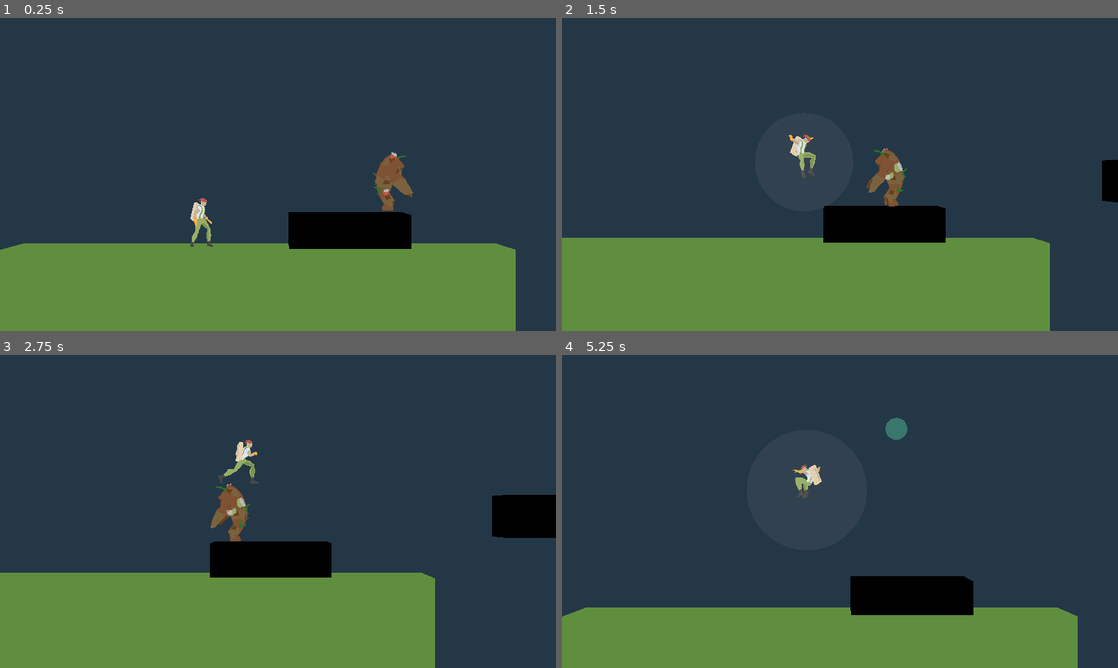
Above: before the commit, frames 1-4 (two rows, left to right).
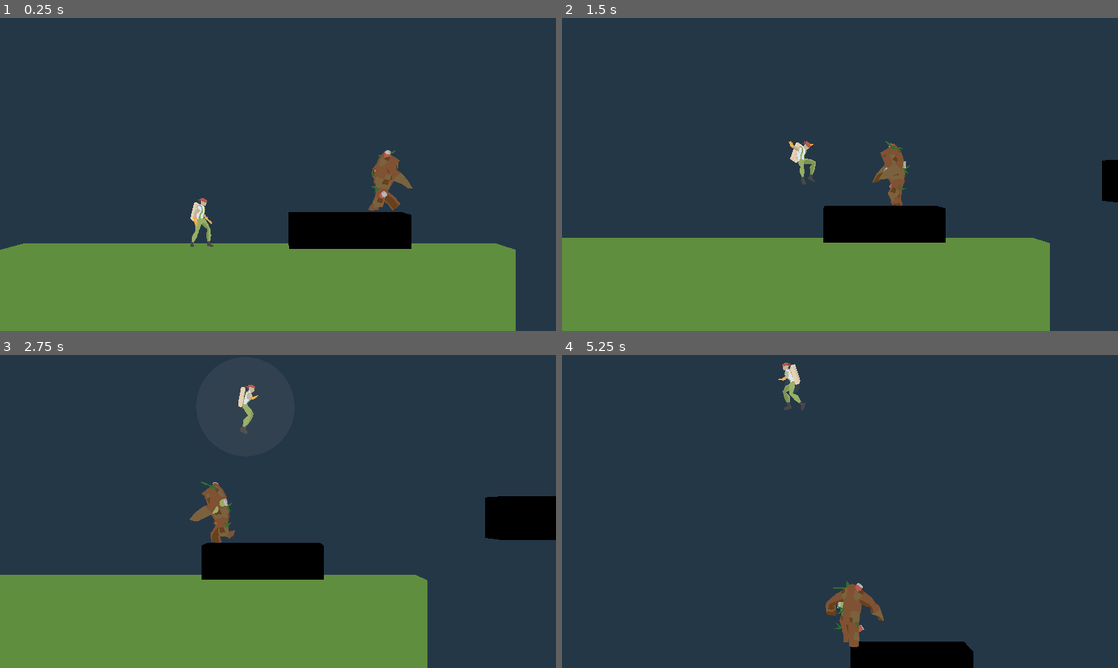
Above: after the commit, the same moments.

Repository: VLauren/BubbleJam
Game: Godot game, scene res://Scenes/levels/level01.tscn
The game is run twice, just before and just after one commit, with the same random seed, the same clock (stepped at 60 frames per second) and the same inputs.
Inputs (mouse positions are in pixels of both pictures, inside the frame that each line leads up to):
- Up to frame 1 (0.25 s): no input
- Up to frame 2 (1.5 s): tap Enter (ui_accept) at 0.5, 0.6, 0.77, 1.07 s; move the mouse to (962, 158) at 0.52 s; hold Right (ui_right) 0.53-1.28 s; click (962, 158) at 0.67 s; move the mouse to (728, 190) at 1.27 s; hold Down (ui_down) from 1.28 s (still down); tap F at 1.35 s
- Up to frame 3 (2.75 s): tap Enter (ui_accept) at 1.52, 1.55, 1.82, 2.1 s; move the mouse to (333, 442) at 2.02 s; release Down (ui_down) at 2.03 s; hold Right (ui_right) from 2.03 s (still down)
- Up to frame 4 (5.25 s): move the mouse to (812, 574) at 2.77 s; release Right (ui_right) at 2.78 s; hold Up (ui_up) 2.78-3.53 s; tap F at 2.85, 4.35 s; click (812, 574) at 2.92 s; tap Enter (ui_accept) at 3.02, 3.05, 3.32, 3.6, 3.77, 4.07, 4.52, 4.55, 4.82, 5.1 s; move the mouse to (1006, 558) at 3.52 s; hold Left (ui_left) 3.53-5.03 s; move the mouse to (673, 464) at 4.27 s; move the mouse to (867, 511) at 5.02 s; hold Down (ui_down) from 5.03 s (still down); click (867, 511) at 5.17 s

The runs differ from the first frame. In frame 1, 0.5% of the frame differs, in the area x 66-75%, y 42-62%; in frame 2, 0.8%; in frame 3, 3.2%; in frame 4, 21%, in the area x 0-93%, y 2-100%.

Commit message:
fix burbuja, animaciones enemigo

Diff:
--- a/Scenes/enemy.tscn
+++ b/Scenes/enemy.tscn
@@ -9,6 +9,7 @@
 height = 2.49884
 
 [node name="Enemy" type="CharacterBody3D" groups=["enemy"]]
+floor_snap_length = 0.0
 script = ExtResource("1_ace5i")
 ProjectileScene = ExtResource("2_u2f30")
 
@@ -18,3 +19,6 @@
 
 [node name="EnemyRubish" parent="." instance=ExtResource("3_l56c2")]
 transform = Transform3D(0.207056, 0, 0.772741, 0, 0.8, 0, -0.772741, 0, 0.207056, -0.0986556, -0.758053, 0)
+
+[node name="ProjectileSpawn" type="Node3D" parent="EnemyRubish"]
+transform = Transform3D(0.323525, 0, -1.20741, 0, 1.25, 0, 1.20741, 0, 0.323525, 0.470243, 1.53832, 1.75496)
--- a/Scenes/enemyProjectile.tscn
+++ b/Scenes/enemyProjectile.tscn
@@ -8,7 +8,7 @@
 
 [sub_resource type="StandardMaterial3D" id="StandardMaterial3D_4bqrs"]
 shading_mode = 0
-albedo_color = Color(0.2254, 0.46, 0.4209, 1)
+albedo_color = Color(0.498039, 0.321569, 0.203922, 1)
 
 [node name="EnemyProjectile" type="Area3D"]
 script = ExtResource("1_h4cry")
--- a/Scripts/character.gd
+++ b/Scripts/character.gd
@@ -29,7 +29,6 @@
 	if(dead):
 		return
 
-	print(target_bubble_size)
 	$Bubble.scale = Vector3.ONE * move_toward($Bubble.scale.x, target_bubble_size, 0.1)
 	if(target_bubble_size < 0.2):
 		$Bubble.scale = Vector3.ONE * 0.001
@@ -68,7 +67,8 @@
 		cant_jump = false
 
 	# tamaño de la pompa
-	target_bubble_size = jump_count * 1.0
+	if(not cant_jump):
+		target_bubble_size = jump_count * 1.0
 	if(target_bubble_size == 0):
 		target_bubble_size = 0.001
 	if(jump_count > 1):
@@ -138,7 +138,8 @@
 	cant_jump = true
 	if(velocity.y > -0.5):
 		velocity.y = -0.5
-	cant_jump = true
+	target_bubble_size = 0.001
+	jump_count = 0
 	changeAnimation("JumpCortado")
 
 
--- a/Scripts/enemy.gd
+++ b/Scripts/enemy.gd
@@ -32,20 +32,30 @@
 
 func _process(delta: float) -> void:
 
-	var rot : float
-	rot = $EnemyRubish.rotation.y
-	if(velocity.x > 0):
-		rot = rotate_toward($EnemyRubish.rotation.y, PI/2+0.01, delta * 6)
-	if(velocity.x < 0):
-		rot = rotate_toward($EnemyRubish.rotation.y, -PI/2-0.01, delta * 6)
-	$EnemyRubish.rotation.y = rot
 
 	if(state == MOVING):
 		if(position.distance_to(player.position) < 10 && canShoot):
 			state = SHOOTING
 			shoot()
+		var rot : float
+		rot = $EnemyRubish.rotation.y
+		if(velocity.x > 0):
+			rot = rotate_toward($EnemyRubish.rotation.y, PI/2+0.01, delta * 6)
+		if(velocity.x < 0):
+			rot = rotate_toward($EnemyRubish.rotation.y, -PI/2-0.01, delta * 6)
+		$EnemyRubish.rotation.y = rot
+
 	if(state == SHOOTING):
-		return
+		var rot : float
+		rot = $EnemyRubish.rotation.y
+		if(player.position.x > position.x):
+			rot = rotate_toward($EnemyRubish.rotation.y, PI/2+0.01, delta * 8)
+		if(player.position.x < position.x):
+			rot = rotate_toward($EnemyRubish.rotation.y, -PI/2-0.01, delta * 8)
+		$EnemyRubish.rotation.y = rot
+
+	if(velocity.x != 0):
+		changeAnimation("enemy_walking")
 
 func _physics_process(delta: float) -> void:
 
@@ -81,15 +91,16 @@
 		changingDirection = false
 
 func shoot():
+	velocity = Vector3.ZERO
 	canShoot = false
 	changeAnimation("enemy_fire")
-	await get_tree().create_timer(1).timeout
+	await get_tree().create_timer(0.35).timeout
 
 	# spawn projectil
 	print("shoot!")
 	var p = ProjectileScene.instantiate()
 	get_tree().root.add_child(p)
-	p.start(transform, player)
+	p.start($EnemyRubish/ProjectileSpawn.global_transform, player)
 
 	await get_tree().create_timer(0.5).timeout
 
--- a/Scripts/enemy_projectile.gd
+++ b/Scripts/enemy_projectile.gd
@@ -1,6 +1,6 @@
 extends Area3D
 
-var speed = 5
+var speed = 7
 
 func start(_transform, _player):
 	transform = _transform
@@ -12,10 +12,8 @@
 func _on_area_shape_entered(area_rid: RID, area, area_shape_index: int, local_shape_index: int) -> void:
 	if(area.is_in_group("player")):
 		area.get_parent().fall()
-		print("shape: " + str(area))
 
 func _on_body_entered(body: Node3D) -> void:
 	if(body.is_in_group("player")):
 		body.death()
 		queue_free()
-	print("body: " + str(body))
